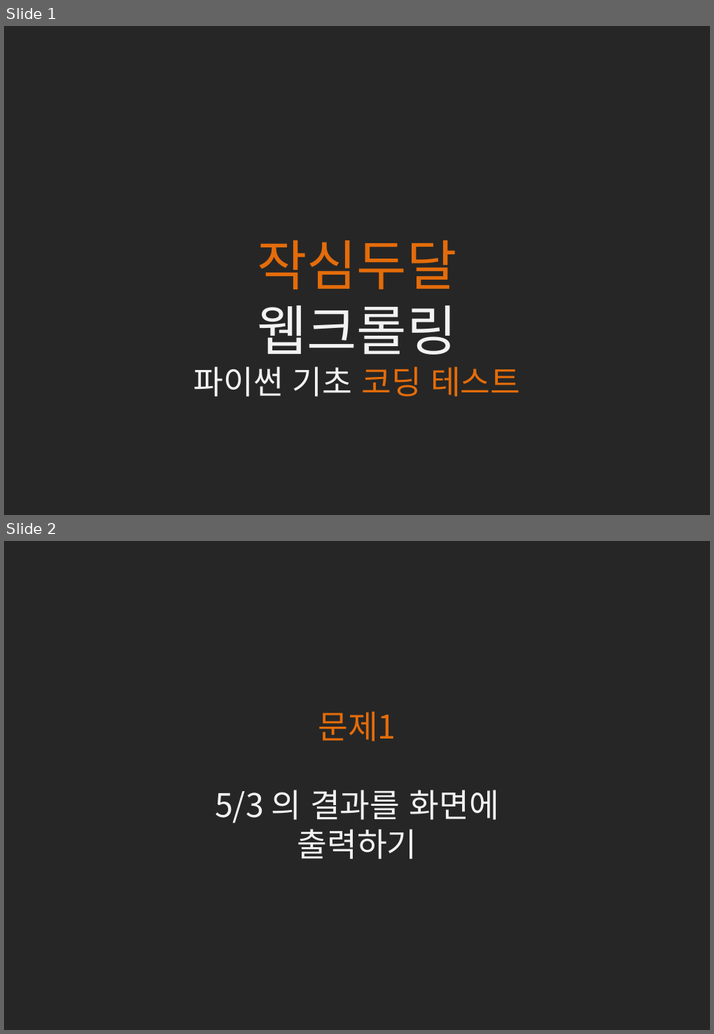
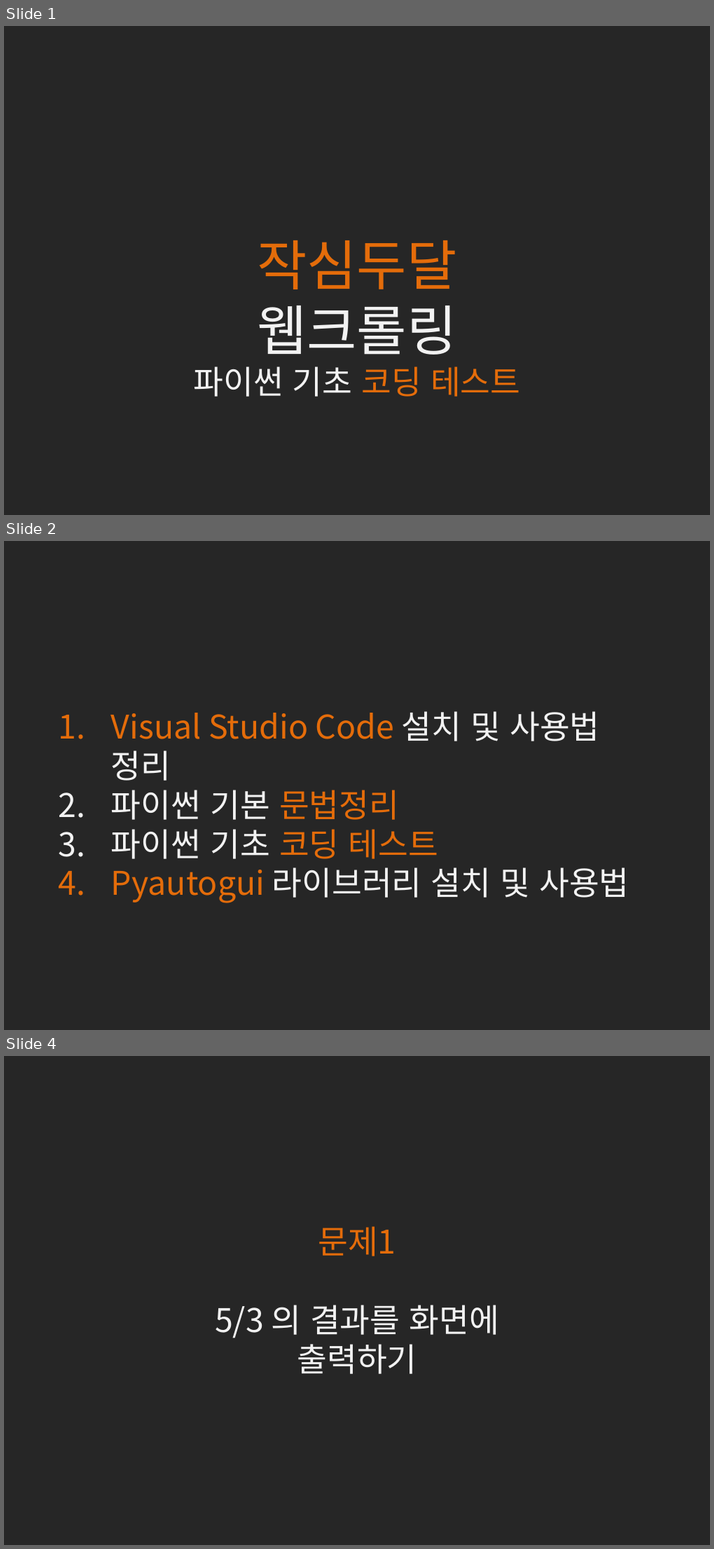
Before and after one commit to kwonkijun/python, a slide deck: 2021작심두달웹크롤링/웹크롤링(PPT)/작심두달 웹크롤링 멘토링 수업 - 1. 파이썬 기초 문제.pptx. Shown one above the other, each under a label of ours: slides 1 and 2 before the commit, slides 1, 2 and 4 after it; the slides between them are not shown. The pictures are 714x1034 and 714x1549 pixels, drawn with LibreOffice and Linux fonts; fonts in the diff are those of the drawing. Boxes give left, top, right and bottom in pixels: in the first picture for what was removed or moved away, otherwise in the second. Text is boxed around its words. In the diff, an @@ line names an element or a change of style, - is before the commit and + after.

```diff
--- a/2021작심두달웹크롤링/웹크롤링(PPT)/작심두달 웹크롤링 멘토링 수업 - 1. 파이썬 기초 문제.pptx
+++ b/2021작심두달웹크롤링/웹크롤링(PPT)/작심두달 웹크롤링 멘토링 수업 - 1. 파이썬 기초 문제.pptx
@@ slide 2 added at <box>4,541,710,1030</box>, background #262626 @@
@@ text added at <box>111,711,628,903</box>, 36 pt, text #E46C0A @@
+1. Visual Studio Code 설치 및 사용법 정리
+2. 파이썬 기본 문법정리
+3. 파이썬 기초 코딩 테스트
+4. Pyautogui 라이브러리 설치 및 사용법
@@ what was slide 2 is now slide 4 @@
```
Also in this commit, not shown: 1 slide changed, 3 other slides added, 3 slides removed, 14 other files.
